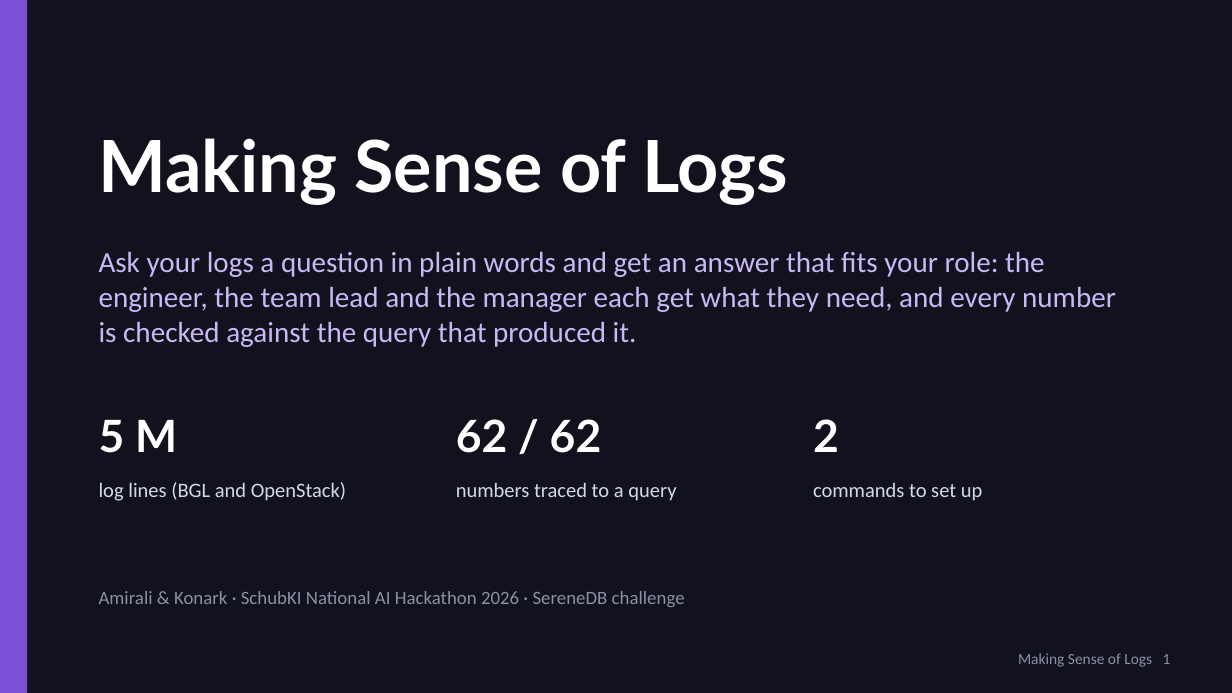
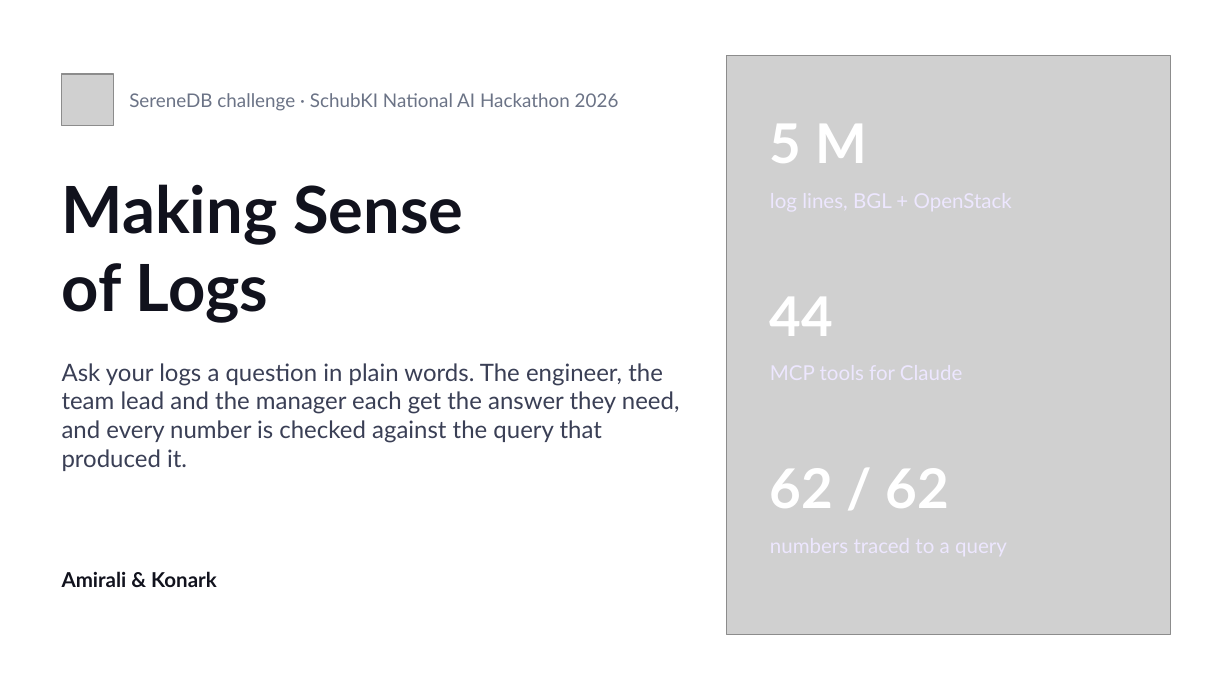
Before and after one commit to aircode610/making-sense-of-logs-schubki-ai-hackathon, a slide deck: slide 1 of docs/slides/making-sense-of-logs.pptx. Drawn at 1232x693 pixels with LibreOffice and Linux fonts; fonts in the diff are those of the drawing; grey boxes stand for pictures. Boxes give left, top, right and bottom in pixels: in the first picture for what was removed or moved away, otherwise in the second. Text is boxed around its words. In the diff, an @@ line names an element or a change of style, - is before the commit and + after.

```diff
--- a/docs/slides/making-sense-of-logs.pptx
+++ b/docs/slides/making-sense-of-logs.pptx
@@ background #11121D to #FFFFFF @@
@@ rectangle removed at (0,0,27,692) @@
@@ picture added at (727,55,1170,634) @@
@@ picture added at (62,74,113,126) @@
@@ text at (129,93,619,111): text changed; font Calibri to Lato; text colour #8B90A6 to #6B7386 @@
-Amirali & Konark · SchubKI National AI Hackathon 2026 · SereneDB challenge
+SereneDB challenge · SchubKI National AI Hackathon 2026
@@ text "5 M" at (770,124,867,163): size 26 to 32 pt @@
@@ text "5 M": place and size @@
-text "5 M" at (99,420,177,453)
+text "5 M" at (770,124,867,163)
@@ text at (62,184,463,323): text changed; size 42 to 38 pt; text colour #FFFFFF to #11121D @@
-Making Sense of Logs
+Making Sense
+of Logs
@@ text added at (770,297,834,336), 32 pt, text #FFFFFF, bold @@
+44
@@ text "Ask your logs a question ..." at (62,363,680,471): vertical alignment middle to top @@
@@ text at (62,363,680,471): text changed; size 17 to 14 pt; font Calibri to Lato; text colour #C9B8F5 to #3A3F55 @@
-Ask your logs a question in plain words and get an answer that fits your role: the engineer, the team lead and the manager each get what they need, and every number is checked against the query that produced it.
+Ask your logs a question in plain words. The engineer, the team lead and the manager each get the answer they need, and every number is checked against the query that produced it.
@@ text removed at (813,419,839,452) @@
-2
@@ text "62 / 62": place and size @@
-text "62 / 62" at (456,419,602,453)
+text "62 / 62" at (770,468,950,508)
@@ text "62 / 62" at (770,468,950,508): size 26 to 32 pt @@
@@ text removed at (99,482,346,501) @@
-log lines (BGL and OpenStack)
@@ text removed at (456,482,676,501) @@
-numbers traced to a query
@@ text removed at (813,482,983,501) @@
-commands to set up
@@ text added at (62,571,217,587), 12 pt, text #11121D, bold @@
+Amirali & Konark
@@ text removed at (1018,653,1171,667) @@
-Making Sense of Logs 1
```
Also in this commit, not shown: 9 other slides changed, 8 slides added, 4 slides removed, 4 other files.
